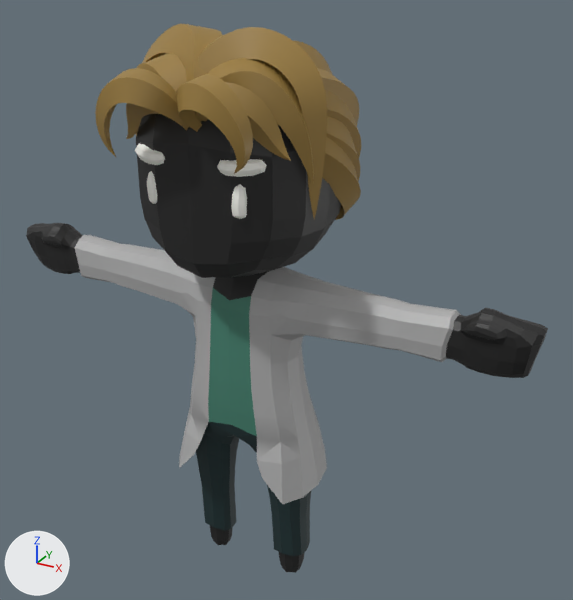
What one commit did to the glTF model public/3d/anims/cpr-compressions.glb.
One viewpoint serves both versions: a 50 mm lens placed at (2.16, -3.48, 3.62), pointed at (0.18, 0.13, 1.82). Every picture has the same lights, and +X, +Y and +Z are marked at lower left. The older version comes first. Vertices at exactly the same position are counted once.

The scene before the commit, as lines of its bpy script (objects in view):
```python
mat_hair = principled_material('Hair')
mat_hair.base_color = (0.332, 0.208, 0.0498)  # brown #9c7e3f
me_cunurbspath_010 = bpy.data.meshes.new('CUNurbsPath.010')
me_cunurbspath_010.from_pydata(...)  # 3336 vertices, 6498 faces; spans x -1.62..1.62, y -0.72..0.61, z -0.02..3.31
# faces by material slot: [4180, 320, 1024, 608, 24, 342]
me_cunurbspath_010.materials.append(mat_hair)  # brown #9c7e3f
me_cunurbspath_010.materials.append(mat_face)  # white #fffff8
me_cunurbspath_010.materials.append(mat_skin)  # black #1f1f1f
me_cunurbspath_010.materials.append(mat_main)  # grey #afafaf
me_cunurbspath_010.materials.append(mat_black)  # green #45816f
me_cunurbspath_010.materials.append(mat_brown)  # dark cyan #193133
ob_body = bpy.data.objects.new('Body', me_cunurbspath_010)
ob_body.location = (0.0, 0.0, 0.0)
```
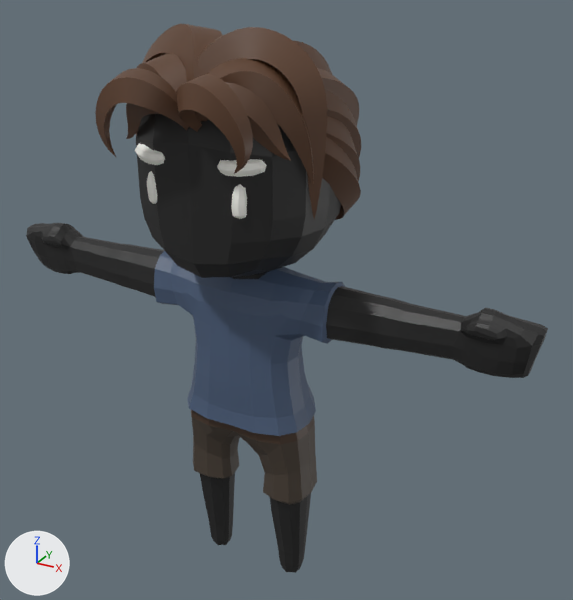
Commit message: 3d(cpr): real kneeling, hands-together compression clip

Location of each change, (x1, y1, x2, y2) in pixels of the pictures (573 x 600 px; the box of a moved part takes in the faces that stretch with it):
'Body', recoloured, reshaped (darker)
    both: (26, 24, 548, 573)
part 1 of me_cunurbspath_010, moved or reshaped
    before: (71, 235, 466, 556)
    after: (128, 247, 377, 505)
part 2 of me_cunurbspath_010, recoloured (black to dark blue)
    both: (213, 277, 258, 296)
part 3 of me_cunurbspath_010, recoloured
    both: (106, 244, 410, 350)
part 4 of me_cunurbspath_010, recoloured (grey to dark blue)
    both: (170, 261, 325, 416)
part 5 of me_cunurbspath_010, recoloured (green to dark blue)
    both: (208, 288, 254, 416)
part 6 of me_cunurbspath_010, recoloured
    before: (206, 431, 257, 458)
    after: (206, 431, 274, 475)

Edits to the bpy script that builds the scene:
```text
Change mat_hair:
    mat_hair.base_color: (0.332, 0.208, 0.0498) -> (0.107, 0.0482, 0.0232)  # brown #9c7e3f -> brown #5c3e2a
Add mat_pants:
    mat_pants = principled_material('Pants')
    mat_pants.base_color = (0.0668, 0.0493, 0.0356)  # brown #493f35
Add mat_shirt:
    mat_shirt = principled_material('Shirt')
    mat_shirt.base_color = (0.0678, 0.106, 0.184)  # dark blue #4a5c77
Add mat_belt:
    mat_belt = principled_material('Belt')
    mat_belt.base_color = (0.0668, 0.0373, 0.022)  # brown #493629
Change me_cunurbspath_010:
    used by ob_body; location = (0.0, 0.0, 0.0)
    remove me_cunurbspath_010.from_pydata(...)  # 3336 vertices, 6498 faces; spans x -1.62..1.62, y -0.72..0.61, z -0.02..3.31
    add me_cunurbspath_010.from_pydata(...)  # 3331 vertices, 6492 faces; spans x -1.62..1.62, y -0.72..0.61, z -0.02..3.31
    me_cunurbspath_010 part 1: 8 vertices moved from x -0.24..0.24, y -0.21..0.3, z 1.21..1.9 to x -0.26..0.26, y -0.21..0.32, z 1.16..1.95; 137 vertices removed from x -1.2..1.2, y -0.27..0.47, z 0.16..2.02; 132 vertices added at x -0.55..0.55, y -0.23..0.34, z 0.62..2.04
    me_cunurbspath_010 part 2: 4 faces spanning x -0.13..0.13, y -0.18..-0.1, z 1.94..2.02 switch from mat_skin (black #1f1f1f) to mat_shirt (dark blue #4a5c77)
    me_cunurbspath_010 part 3: 112 faces spanning x -0.97..0.97, y -0.11..0.12, z 1.76..2.01 switch from mat_main (grey #afafaf) to mat_skin (black #1f1f1f)
    me_cunurbspath_010 part 4: 226 faces spanning x -0.46..0.46, y -0.21..0.23, z 1.22..2.06 switch from mat_main (grey #afafaf) to mat_shirt (dark blue #4a5c77)
    me_cunurbspath_010 part 5: 20 faces spanning x -0.16..0.16, y -0.22..-0.16, z 1.22..1.95 switch from mat_black (green #45816f) to mat_shirt (dark blue #4a5c77)
    me_cunurbspath_010 part 6: 66 faces spanning x -0.25..0.25, y -0.18..0.31, z 0.73..1.09 switch from mat_brown (dark cyan #193133) to mat_pants (brown #493f35)
    add me_cunurbspath_010.materials.append(mat_belt)  # brown #493629
```
